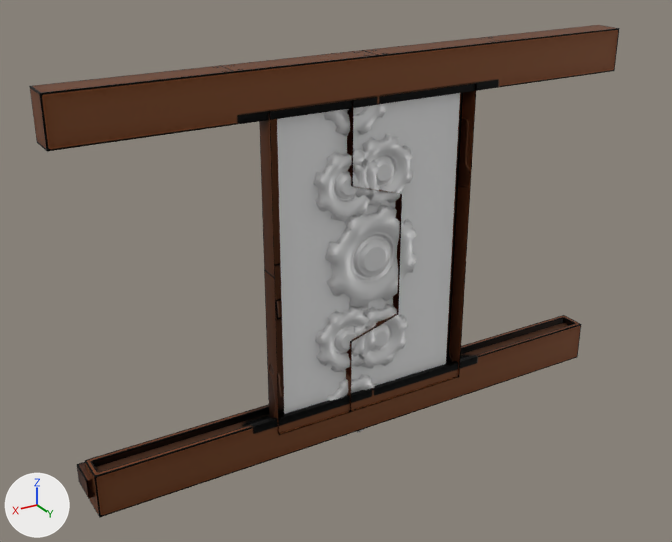
The FBX model Kardia's Descent/Assets/Yavuz/Models/Environment/Objects/Models/door.fbx as it was, and as the next commit left it.
One viewpoint serves both versions: a 50 mm lens placed at (9.03, 13.76, 10.21), pointed at (0.65, -0.2, 3.23). Arrows for +X, +Y and +Z are at lower left; the lights stay in place. Vertices at the same position are counted once.

The first picture shows 'door_base'.
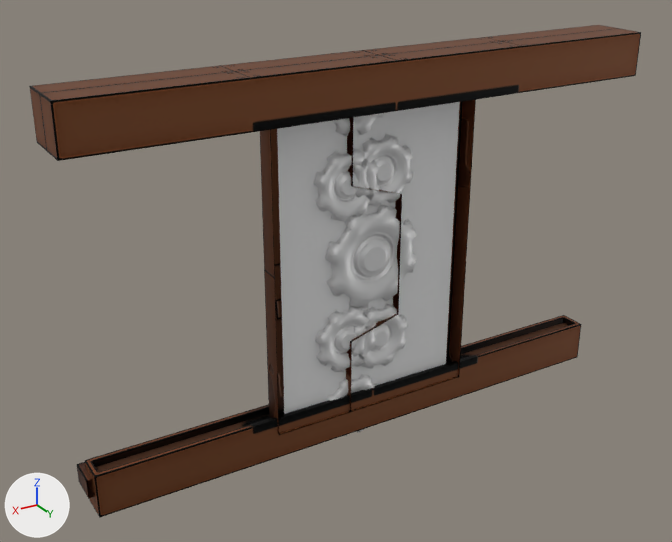
Boxes [x1, y1, x2, y2] around the edits, measured in the pictures (672 x 542 px):
'door_base', reshaped: before [29, 25, 620, 518]; after [29, 25, 641, 518]
part 1 of me_plane_018, added (brown): after [40, 28, 641, 161]

The change in detail:
me_plane_018 has 3254 vertices, 3185 faces and spans x -5.83..5.83, y -0.44..0.34, z -0.56..7.09.
me_plane_018 is used by ob_door_base; location (0.0, -0.13, 0.19).
me_plane_018 part 1: the loose piece of 24 vertices spanning x -5.83..5.83, y -0.29..0.29, z 6.22..7.09 is copied, and the copy is moved by (0.0, 0.57, 0.0); it spans x -5.83..5.83, y 0.28..0.86, z 6.22..7.09.
